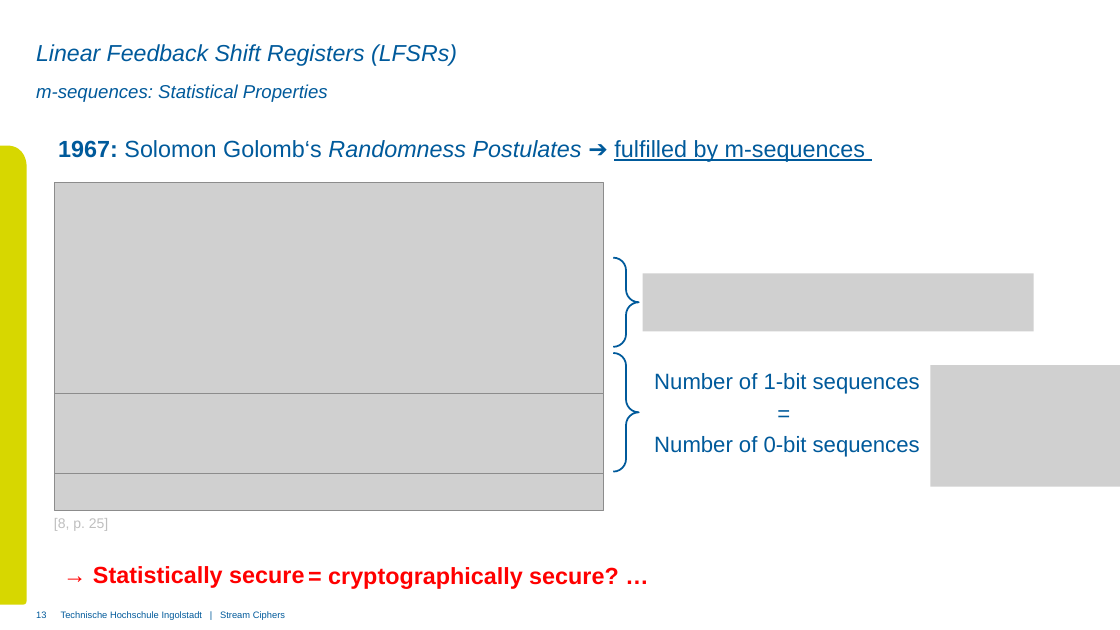
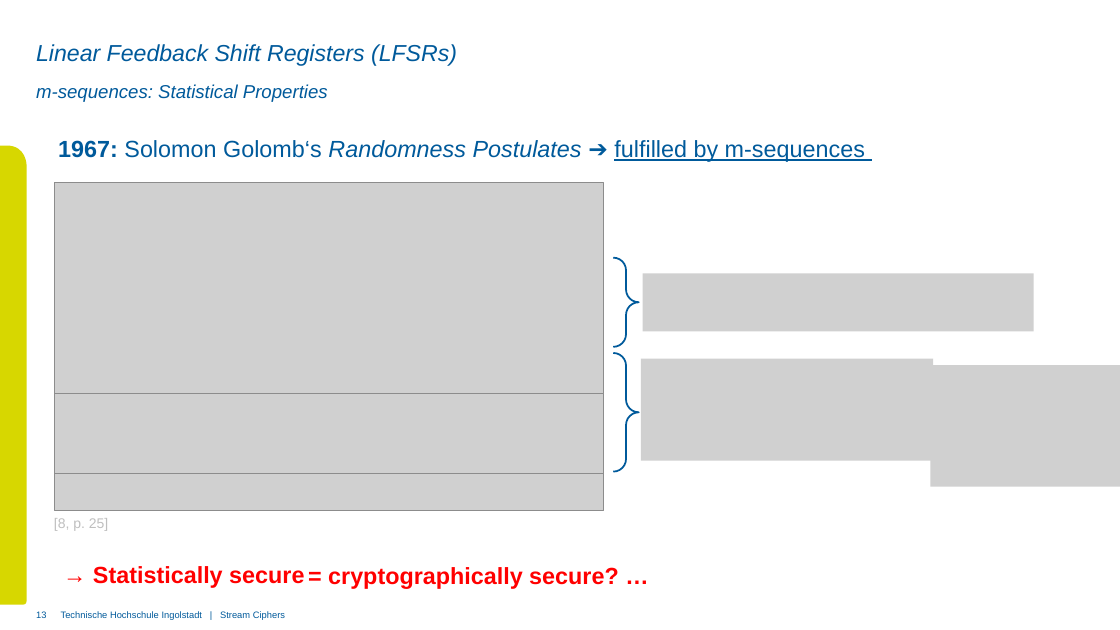
Before and after one commit to xThale/crypto-stream-ciphers, a slide deck: slide 13 of Präsentation/Presentation Unmerged Carl.pptx. Drawn at 1120x630 pixels with LibreOffice and Linux fonts; fonts in the diff are those of the drawing; grey boxes stand for pictures; background and template pictures are left out. Boxes give left, top, right and bottom in pixels: in the first picture for what was removed or moved away, otherwise in the second. Text is boxed around its words. In the diff, an @@ line names an element or a change of style, - is before the commit and + after.

```diff
--- a/Präsentation/Presentation Unmerged Carl.pptx
+++ b/Präsentation/Presentation Unmerged Carl.pptx
@@ picture added at [641, 359, 933, 460] @@
@@ text removed at [654, 373, 920, 457] @@
-Number of 1-bit sequences
-=
-Number of 0-bit sequences
```
Also in this commit, not shown: 2 other slides changed, 1 other file.
